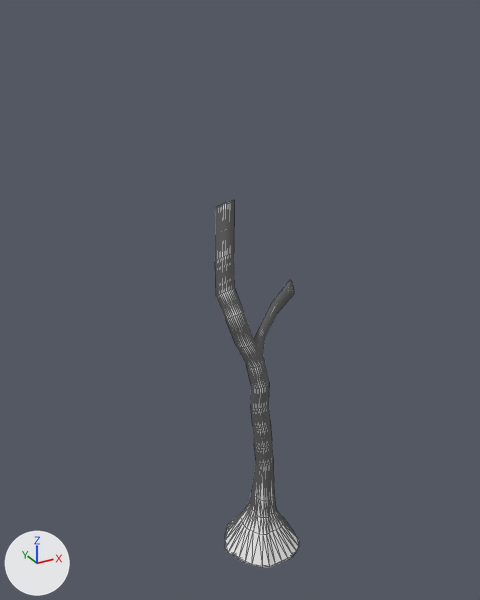
The glTF model res/models/tree.glb as it was, and as the next commit left it.
Rendered twice from a 50 mm camera at (-32.8, -55.2, 58.1) aimed at (0.8, 5.8, 27.6). The axes (+X, +Y, +Z) are drawn at lower left. The lights are the same throughout. Mesh edges are drawn as thin lines. Vertices at the same position are counted once.

The scene before the commit, as lines of its bpy script (objects in view):
```python
me_cube = bpy.data.meshes.new('Cube')
me_cube.from_pydata(...)  # 608 vertices, 1208 faces; spans x -4.2..4.9, y -4.8..5.6, z -2.6..40.0
me_cube.materials.append(mat_material)  # white #e7e7e7
ob_cube = bpy.data.objects.new('Cube', me_cube)
ob_cube.location = (0.0, 0.0, 0.0)
```
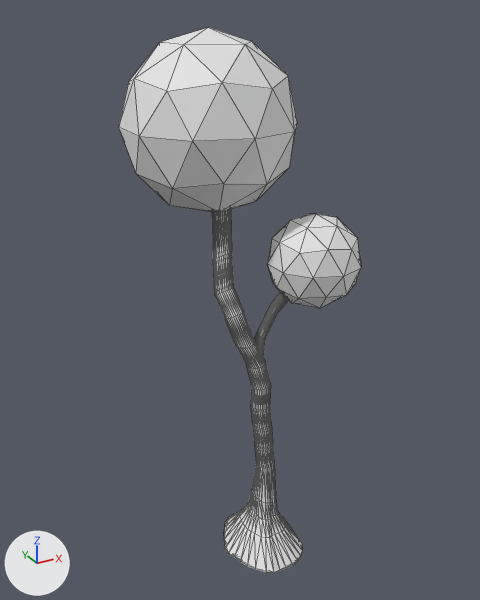
Pixel boxes [x1, y1, x2, y2] of what changed, in the pictures (480 x 600 px):
```json
{"object": "Cube.001", "change": "added", "after": [119, 27, 361, 308]}
{"object": "Cube", "change": "mesh rescaled", "before": [215, 200, 299, 567], "after": [212, 209, 302, 573], "on screen": "7% wider"}
```

Scene script edits in JSON lines:
```json
{"block": "me_cube", "where": "me_cube.from_pydata(...)  # 608 vertices, 1208 faces; spans x -4.2..4.9, y -4.8..5.6, z -2.6..40.0"}
{"block": "me_cube", "where": "# used by ob_cube; location = (0.0, 0.0, 0.0)"}
{"block": "me_cube", "change": "me_cube part 1: the whole mesh is scaled about its middle by (1, 1.19, 1)"}
{"op": "add", "block": "me_cube_001", "code": ["me_cube_001 = bpy.data.meshes.new('Cube.001')", "me_cube_001.from_pydata(...)  # an icosphere of 80 faces spanning x -10.3..7.4, y -1.2..17.5, z 37.7..56.4; an icosphere of 80 faces spanning x 1.2..10.9, y -6.1..4.2, z 28.6..38.8", "me_cube_001.materials.append(mat_material)  # white #e7e7e7"]}
{"op": "add", "block": "ob_cube_001", "code": ["ob_cube_001 = bpy.data.objects.new('Cube.001', me_cube_001)", "ob_cube_001.location = (0.0, 0.0, 0.0)"]}
```
